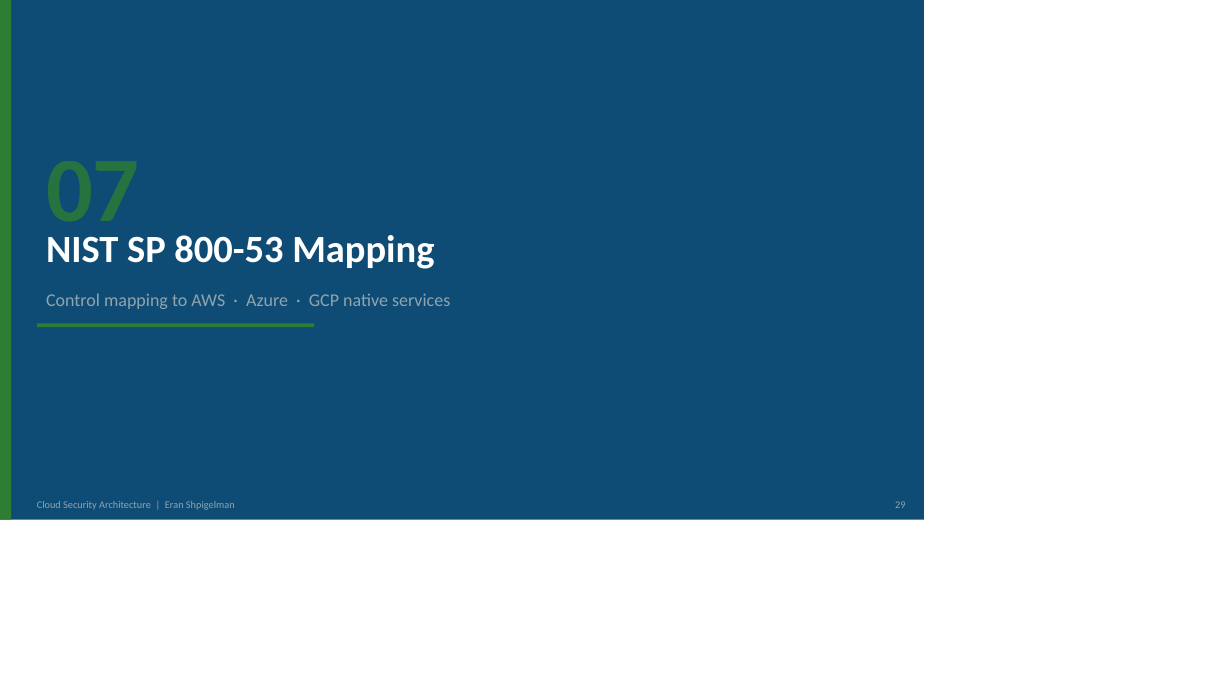
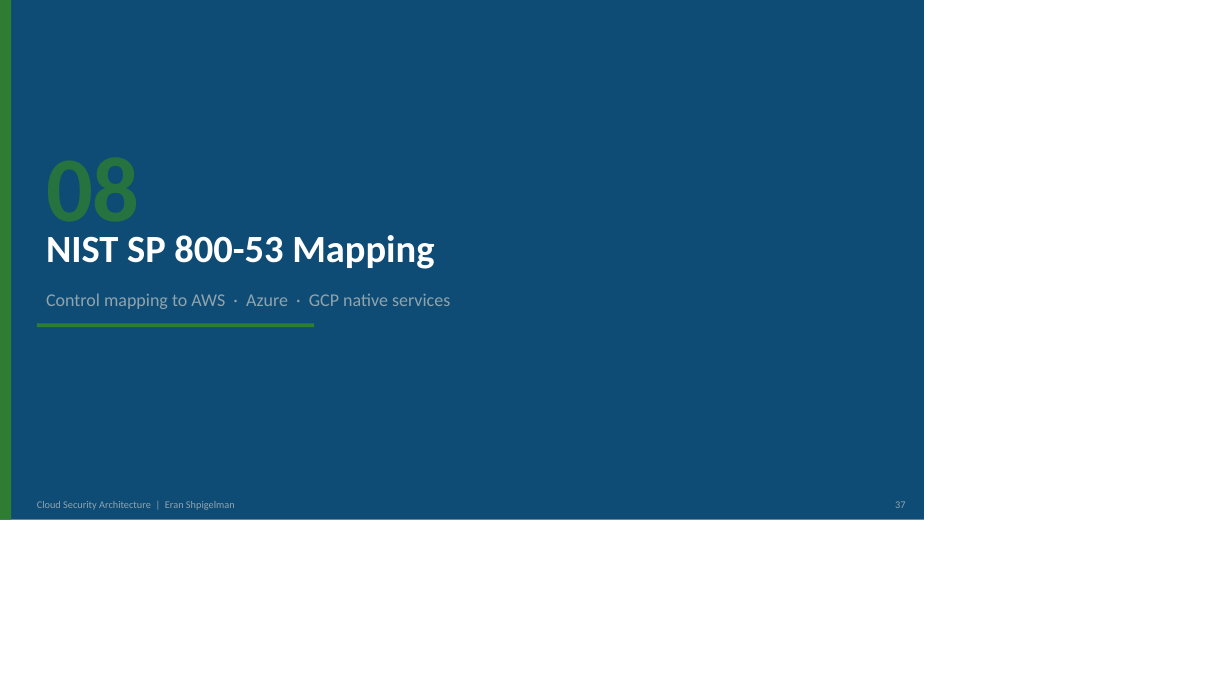
Before and after one commit to eransh10/Security-Architecture-Guidelines-Best-Practices, a slide deck: slide 37 of Cloud/cloud_security_architecture_deck.pptx (slide 29 before the commit). Drawn at 1232x693 pixels with LibreOffice and Linux fonts; fonts in the diff are those of the drawing. Boxes give left, top, right and bottom in pixels: in the first picture for what was removed or moved away, otherwise in the second. Text is boxed around its words. In the diff, an @@ line names an element or a change of style, - is before the commit and + after.

```diff
--- a/Cloud/cloud_security_architecture_deck.pptx
+++ b/Cloud/cloud_security_architecture_deck.pptx
@@ text at <box>46,157,140,244</box>: text changed @@
-07
+08
@@ text at <box>895,501,905,508</box>: text changed @@
-29
+37
```
Also in this commit, not shown: 12 other slides changed, 12 slides added.
